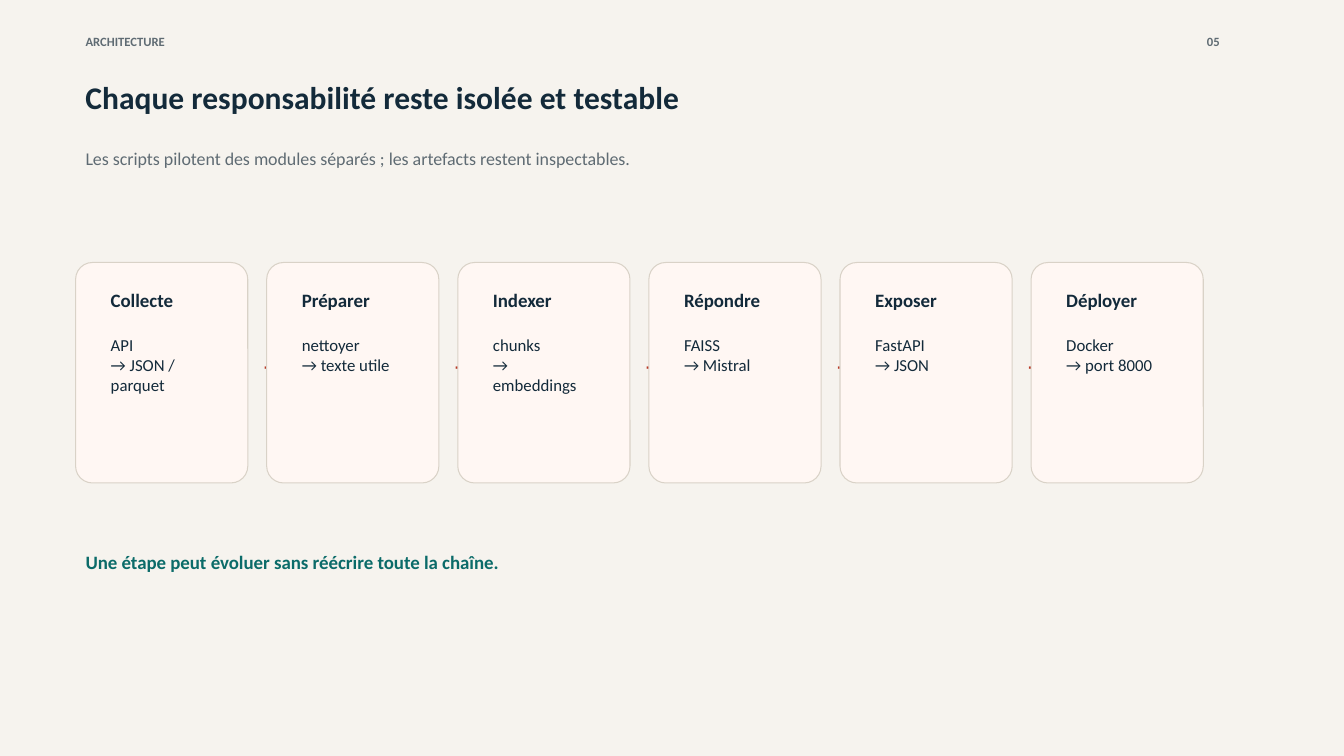
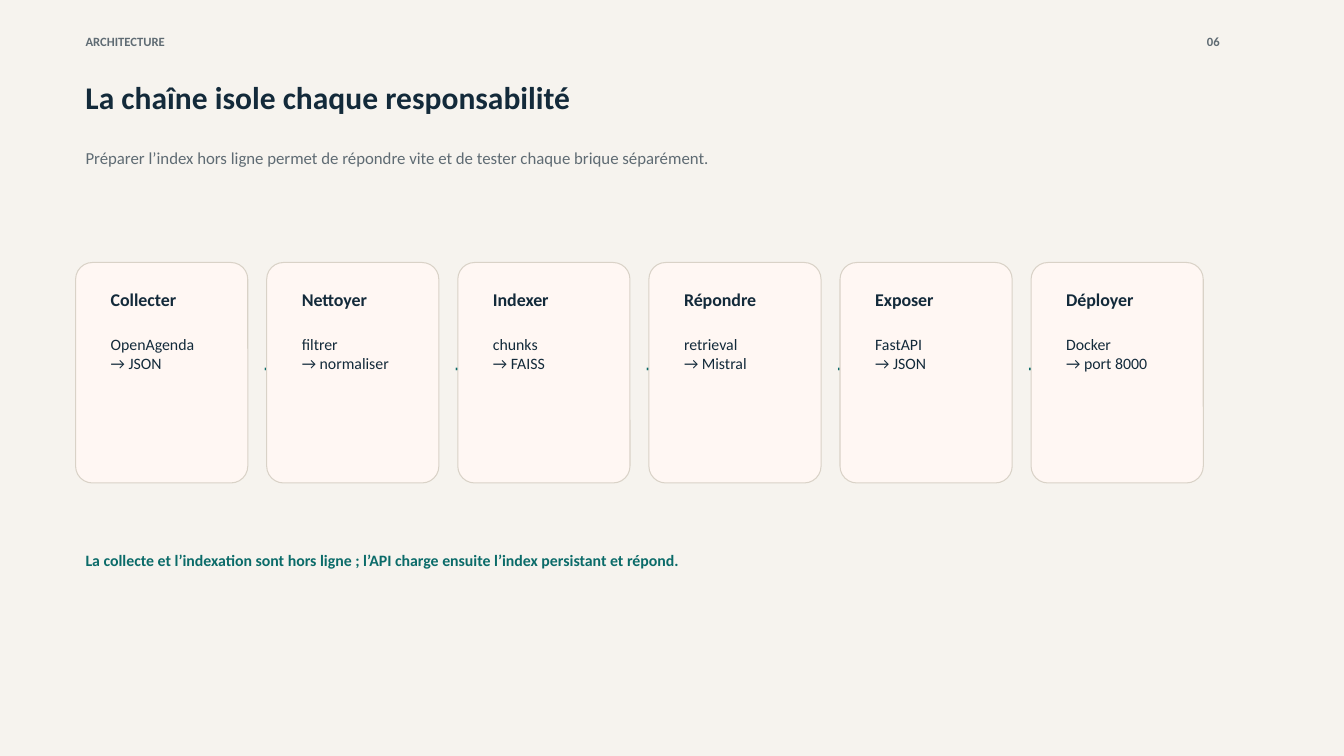
Before and after one commit to hgbe-GH/Projet7, a slide deck: slide 6 of outputs/openagenda-rag-soutenance.pptx (slide 5 before the commit). Drawn at 1344x756 pixels with LibreOffice and Linux fonts; fonts in the diff are those of the drawing. Boxes give left, top, right and bottom in pixels: in the first picture for what was removed or moved away, otherwise in the second. Text is boxed around its words. In the diff, an @@ line names an element or a change of style, - is before the commit and + after.

```diff
--- a/outputs/openagenda-rag-soutenance.pptx
+++ b/outputs/openagenda-rag-soutenance.pptx
@@ text at (85,87,570,114): text changed @@
-Chaque responsabilité reste isolée et testable
+La chaîne isole chaque responsabilité
@@ text at (86,152,708,167): text changed; size 12.8 to 12 pt @@
-Les scripts pilotent des modules séparés ; les artefacts restent inspectables.
+Préparer l’index hors ligne permet de répondre vite et de tester chaque brique séparément.
@@ text at (111,293,176,306): text changed; size 13.5 to 12.8 pt @@
-Collecte
+Collecter
@@ text at (302,294,367,309): text changed; size 13.5 to 12.8 pt @@
-Préparer
+Nettoyer
@@ size 13.5 to 12.8 pt in 4 elements at (493,293,549,306), (684,293,756,309), (875,294,933,309), (1066,293,1133,309) @@
@@ text at (111,339,194,369): text changed; size 12 to 11.2 pt @@
-API
-→ JSON / parquet
+OpenAgenda
+→ JSON
@@ text at (302,339,389,369): text changed; size 12 to 11.2 pt @@
-nettoyer
-→ texte utile
+filtrer
+→ normaliser
@@ text at (493,339,538,350): size 12 to 11.2 pt in "chunks" @@
@@ text at (511,358,545,369): text changed; size 12 to 11.2 pt @@
-→ embeddings
+→ FAISS
@@ text at (684,339,737,350): text changed; size 12 to 11.2 pt @@
-FAISS
+retrieval
@@ text at (702,358,747,369): size 12 to 11.2 pt in "→ Mistral" @@
@@ text "FastAPI" at (875,340,926,369): size 12 to 11.2 pt @@
@@ size 15 to 16.5 pt, text colour #B83A27 to #0B6B69 in 5 elements at (254,349,279,374), (446,349,471,374), (636,349,661,374), (828,349,853,374), (1018,349,1044,374) @@
@@ text "Docker" at (1066,339,1147,372): size 12 to 11.2 pt @@
@@ text at (86,554,679,569): text changed; size 13.5 to 11.2 pt @@
-Une étape peut évoluer sans réécrire toute la chaîne.
+La collecte et l’indexation sont hors ligne ; l’API charge ensuite l’index persistant et répond.
```
Also in this commit, not shown: 11 other slides changed, 2 other files.
